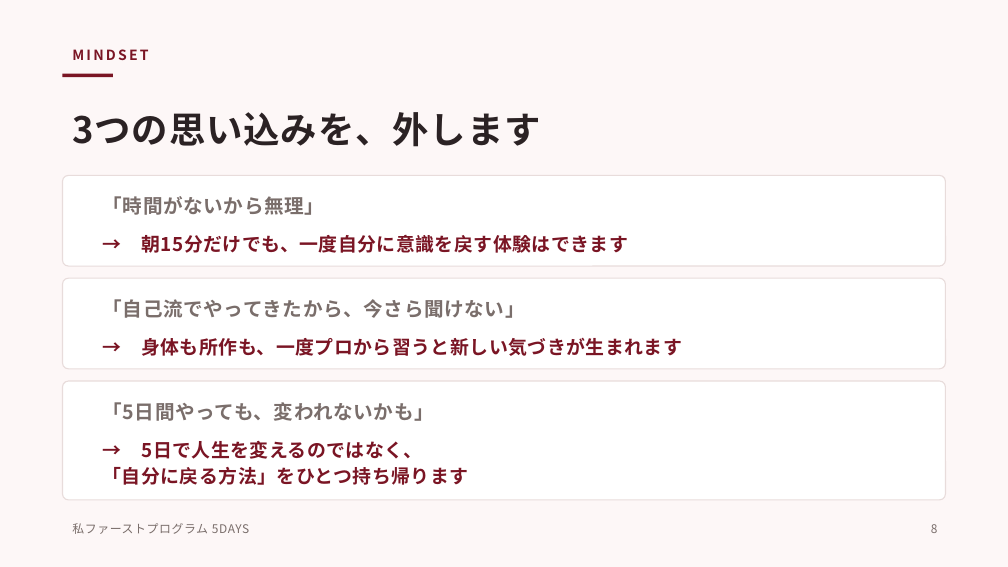
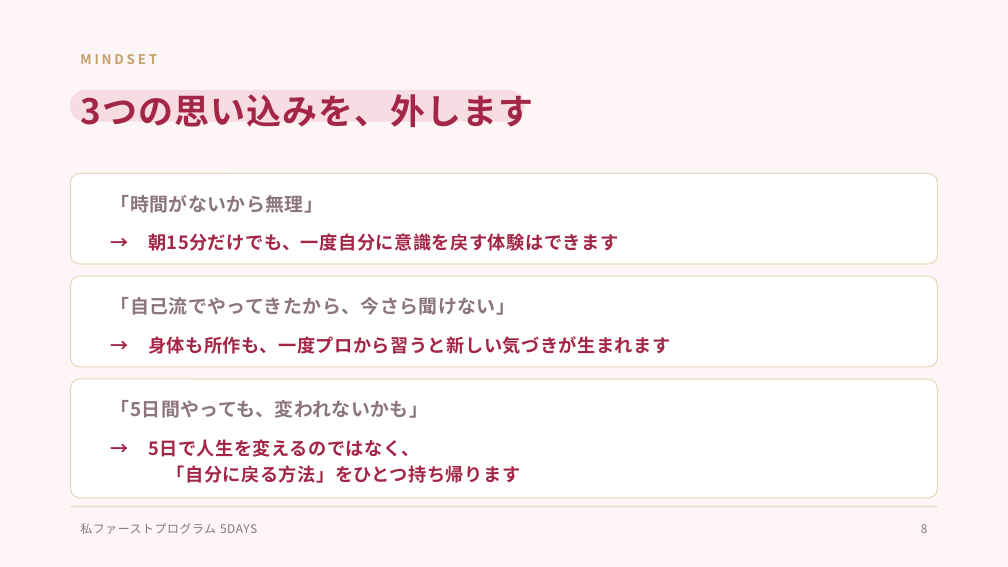
Before and after one commit to shiori0823/shiorin-trainer, a slide deck: slide 8 of jv-5days/deck/5days-kickoff.pptx. Drawn at 1008x567 pixels with LibreOffice and Linux fonts; fonts in the diff are those of the drawing. Boxes give left, top, right and bottom in pixels: in the first picture for what was removed or moved away, otherwise in the second. Text is boxed around its words. In the diff, an @@ line names an element or a change of style, - is before the commit and + after.

```diff
--- a/jv-5days/deck/5days-kickoff.pptx
+++ b/jv-5days/deck/5days-kickoff.pptx
@@ background #FDF7F7 to #FDF5F6 @@
@@ text "MINDSET": place and size @@
-text "MINDSET" at (72,49,148,60)
+text "MINDSET" at (80,54,157,64)
@@ text "MINDSET" at (80,54,157,64): size 10 to 9.5 pt, text colour #7A1524 to #C4A06A, letter spacing 1.6 to 2 pt @@
@@ rectangle removed at (62,74,113,78) @@
@@ text "3つの思い込みを、外します": place and size @@
-text "3つの思い込みを、外します" at (72,112,540,147)
+text "3つの思い込みを、外します" at (80,94,533,127)
@@ text "3つの思い込みを、外します" at (80,94,533,127): size 26 to 25 pt, text colour #2B2224 to #A42647, letter spacing 0.6 to 0.8 pt @@
@@ rounded rectangle added at (71,91,524,121), fill #F7DCE3, outline #F7DCE3 1 pt @@
@@ rounded rectangle: place and size @@
-rounded rectangle at (62,175,946,266)
+rounded rectangle at (71,173,937,264)
@@ text "「時間がないから無理」": place and size @@
-text "「時間がないから無理」" at (103,196,325,215)
+text "「時間がないから無理」" at (111,195,323,213)
@@ text "→ 朝15分だけでも、一度自分に意識を戻す体験はできます": place and size @@
-text "→ 朝15分だけでも、一度自分に意識を戻す体験はできます" at (141,235,628,253)
+text "→ 朝15分だけでも、一度自分に意識を戻す体験はできます" at (148,233,618,251)
@@ outline #E8DCDB 0.8 pt to #E8D8BC 0.8 pt; proportions changed in 3 elements at (71,379,937,498), (71,173,937,264), (71,276,937,367) @@
@@ rounded rectangle: place and size @@
-rounded rectangle at (62,278,946,369)
+rounded rectangle at (71,276,937,367)
@@ text "「自己流でやってきたから、今さら聞けない」": place and size @@
-text "「自己流でやってきたから、今さら聞けない」" at (103,299,525,318)
+text "「自己流でやってきたから、今さら聞けない」" at (111,297,515,315)
@@ size 13.5 to 13 pt, text colour #7A1524 to #A42647 in 3 elements at (148,439,521,483), (148,233,618,251), (148,336,670,354) @@
@@ text "→ 身体も所作も、一度プロから習うと新しい気づきが生まれます": place and size @@
-text "→ 身体も所作も、一度プロから習うと新しい気づきが生まれます" at (141,338,682,356)
+text "→ 身体も所作も、一度プロから習うと新しい気づきが生まれます" at (148,336,670,354)
@@ rounded rectangle: place and size @@
-rounded rectangle at (62,381,946,500)
+rounded rectangle at (71,379,937,498)
@@ size 14 to 13.5 pt, text colour #7A6E6B to #8C757C in 3 elements at (111,195,323,213), (111,297,515,315), (111,400,428,418) @@
@@ text "「5日間やっても、変われないかも」": place and size @@
-text "「5日間やっても、変われないかも」" at (103,402,434,421)
+text "「5日間やっても、変われないかも」" at (111,400,428,418)
@@ text "→ 5日で人生を変えるのではなく、": place and size @@
-text "→ 5日で人生を変えるのではなく、" at (103,441,469,485)
+text "→ 5日で人生を変えるのではなく、" at (148,439,521,483)
@@ rectangle added at (71,506,937,507), fill #E8D8BC @@
@@ text "私ファーストプログラム 5DAYS" at (80,523,257,534): text colour #7A6E6B to #8C757C @@
@@ text "私ファーストプログラム 5DAYS": place and size @@
-text "私ファーストプログラム 5DAYS" at (72,523,249,534)
+text "私ファーストプログラム 5DAYS" at (80,523,257,534)
@@ text "8": place and size @@
-text "8" at (931,524,938,533)
+text "8" at (921,524,928,533)
@@ text "8" at (921,524,928,533): text colour #7A6E6B to #8C757C @@
```
Also in this commit, not shown: 11 other slides changed, 5 other files.
